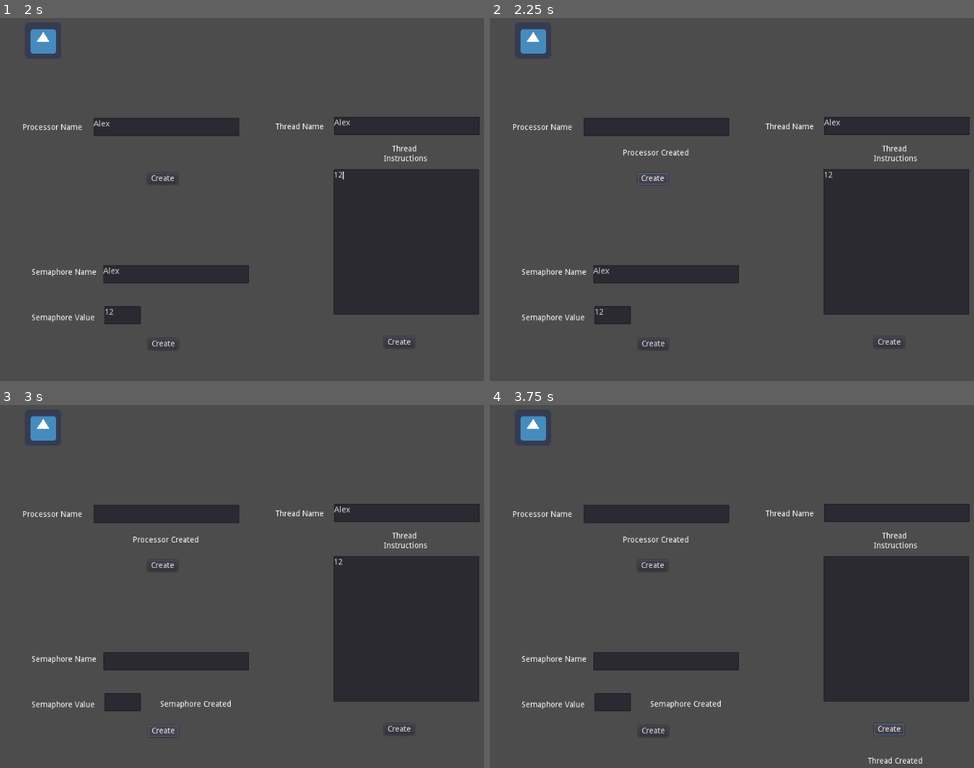
Above: before the commit, frames 1-4 (two rows, left to right).
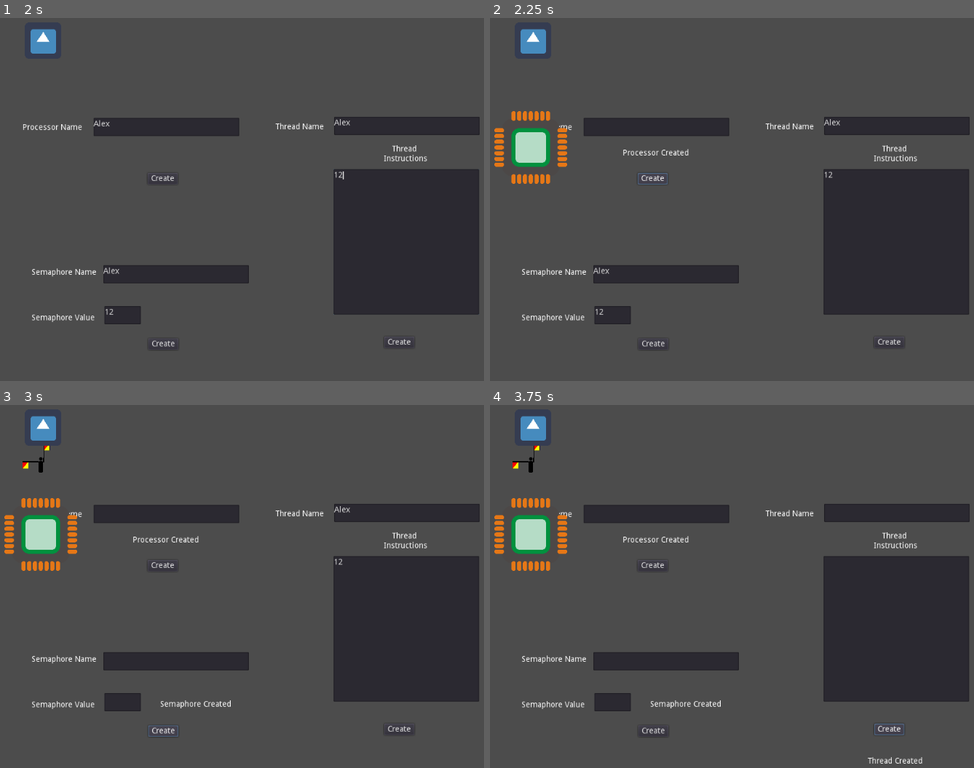
Above: after the commit, the same moments.

Repository: danielxf007/Semaphore-Simulator
Game: Godot game, scene res://Main.tscn
Two runs of this game, one before a commit and one after it. Both use one fixed random seed, a clock stepped at 60 frames per second and the inputs below. The engine's default icon, where the game draws it, is replaced by a stand-in: a white triangle on a blue panel in a dark square.
Inputs (mouse positions are in pixels of both pictures, inside the frame that each line leads up to):
- Up to frame 1 (2 s): click (164, 126) at 0.52 s; type "Alex" at 0.6 s; click (174, 275) at 0.75 s; type "Alex" at 0.83 s; click (406, 126) at 0.98 s; type "Alex" at 1.07 s; click (121, 315) at 1.27 s; type "12" at 1.35 s; click (406, 243) at 1.5 s; type "12" at 1.58 s
- Up to frame 2 (2.25 s): click "Create" at 2 s
- Up to frame 3 (3 s): click "Create" at 2.75 s
- Up to frame 4 (3.75 s): click "Create" at 3.5 s

Frame 1 is identical in both runs. In frame 2, 1.5% of the frame differs, in the area x 0-16%, y 25-46%; in frame 3, 1.6%, in the area x 0-16%, y 11-46%; in frame 4, 1.6%.

Commit message:
commit

Diff:
--- a/Main.tscn
+++ b/Main.tscn
@@ -1,8 +1,12 @@
-[gd_scene load_steps=4 format=2]
+[gd_scene load_steps=8 format=2]
 
 [ext_resource path="res://Main.gd" type="Script" id=1]
 [ext_resource path="res://icon.png" type="Texture" id=2]
-[ext_resource path="res://CreationLayer.tscn" type="PackedScene" id=3]
+[ext_resource path="res://layers/CreationLayer.tscn" type="PackedScene" id=3]
+[ext_resource path="res://assets/cpu.png" type="Texture" id=4]
+[ext_resource path="res://assets/semaphore.png" type="Texture" id=5]
+[ext_resource path="res://helpers/organizer.gd" type="Script" id=6]
+[ext_resource path="res://layers/SimulationLayer.tscn" type="PackedScene" id=7]
 
 [node name="Main" type="Node"]
 script = ExtResource( 1 )
@@ -11,3 +15,15 @@
 [node name="CreationLayer" parent="." instance=ExtResource( 3 )]
 CYCLE_TIME = 0.5
 N_CYCLES = 4
+TEXTURES = {
+"cpu": ExtResource( 4 ),
+"sem": ExtResource( 5 )
+}
+
+[node name="Organizer" type="Node" parent="."]
+script = ExtResource( 6 )
+
+[node name="SimulationLayer" parent="." instance=ExtResource( 7 )]
+[connection signal="processor_created" from="CreationLayer" to="Organizer" method="_on_CreationLayer_processor_created"]
+[connection signal="sem_created" from="CreationLayer" to="Organizer" method="_on_CreationLayer_sem_created"]
+[connection signal="element_organized" from="Organizer" to="SimulationLayer" method="_on_Organizer_element_organized"]
--- /dev/null
+++ b/helpers/organizer.gd
@@ -0,0 +1,66 @@
+extends Node
+signal element_organized(element)
+class_name Organizer
+
+const CELL_DIMENSIONS: Vector2 = Vector2(64, 64)
+const SEM_SCALE_DIMENSIONS: Vector2 = Vector2(1, 1)
+const CPU_SCALE_DIMENSIONS: Vector2 = Vector2(2, 2)
+const START_SEM_POS: Vector2 = Vector2(96, 160)
+const START_CPU_POS: Vector2 = Vector2(96, 288)
+const WHITE_SPACE: Vector2 = Vector2(64, 64)
+const MAX_ROW_NUMBER: int = 4
+var curr_sem_pos: Vector2
+var curr_cpu_pos: Vector2
+var curr_row_number: int
+
+func _ready():
+	self.curr_sem_pos = self.START_SEM_POS
+	self.curr_cpu_pos = self.START_CPU_POS
+	self.curr_row_number = 1
+
+func scale_semaphore(sem: SimuSemaphore) -> void:
+	var texture_size: Vector2 = sem.texture.get_size()
+	var sem_scale: Vector2 = sem.scale
+	sem_scale.x = self.CELL_DIMENSIONS.x/texture_size.x
+	sem_scale.x *= self.SEM_SCALE_DIMENSIONS.x
+	sem_scale.y = self.CELL_DIMENSIONS.y/texture_size.y
+	sem_scale.y *= self.SEM_SCALE_DIMENSIONS.y
+	sem.scale = sem_scale
+
+func scale_cpu(cpu: CPU) -> void:
+	var texture_size: Vector2 = cpu.texture.get_size()
+	var cpu_scale: Vector2 = cpu.scale
+	cpu_scale.x = self.CELL_DIMENSIONS.x/texture_size.x
+	cpu_scale.x *= self.CPU_SCALE_DIMENSIONS.x
+	cpu_scale.y = self.CELL_DIMENSIONS.y/texture_size.y
+	cpu_scale.y *= self.CPU_SCALE_DIMENSIONS.y
+	cpu.scale = cpu_scale
+
+func positionate_sem(sem: SimuSemaphore) -> void:
+	sem.global_position = self.curr_sem_pos
+	self.curr_sem_pos.x += 1.5*self.WHITE_SPACE.x
+
+func positionate_cpu(cpu: CPU) -> void:
+	cpu.global_position = self.curr_cpu_pos
+	if self.curr_row_number < self.MAX_ROW_NUMBER:
+		self.curr_cpu_pos.x += 2.5*self.WHITE_SPACE.x
+		self.curr_row_number += 1
+	else:
+		self.curr_cpu_pos.x = self.START_CPU_POS.x
+		self.curr_cpu_pos.y = 3*self.WHITE_SPACE.y + self.START_CPU_POS.y
+		self.curr_row_number = 0
+
+func _on_CreationLayer_processor_created(processor: CPU) -> void:
+	self.scale_cpu(processor)
+	self.positionate_cpu(processor)
+	self.emit_signal("element_organized", processor)
+
+func _on_CreationLayer_sem_created(sem: SimuSemaphore) -> void:
+	self.scale_semaphore(sem)
+	self.positionate_sem(sem)
+	self.emit_signal("element_organized", sem)
+
+func reset() -> void:
+	self.curr_sem_pos = self.START_SEM_POS
+	self.curr_cpu_pos = self.START_CPU_POS
+	self.curr_row_number = 1
--- a/CreationLayer.tscn
+++ b/layers/CreationLayer.tscn
@@ -1,6 +1,6 @@
 [gd_scene load_steps=2 format=2]
 
-[ext_resource path="res://creation_layer.gd" type="Script" id=1]
+[ext_resource path="res://layers/creation_layer.gd" type="Script" id=1]
 
 [node name="CreationLayer" type="Node2D"]
 script = ExtResource( 1 )
--- /dev/null
+++ b/layers/SimulationLayer.tscn
@@ -0,0 +1,6 @@
+[gd_scene load_steps=2 format=2]
+
+[ext_resource path="res://layers/simulation_layer.gd" type="Script" id=1]
+
+[node name="SimulationLayer" type="Node2D"]
+script = ExtResource( 1 )
--- a/creation_layer.gd
+++ b/layers/creation_layer.gd
@@ -4,6 +4,7 @@
 const EMPTY_MESSAGE: String = ""
 export(float) var CYCLE_TIME: float
 export(int) var N_CYCLES: int
+export(Dictionary) var TEXTURES: Dictionary
 var err_messages: Dictionary = {"empty_fields": "Fill all the fields",
 "same_name": "Name is already used", "sem_value": "Invalid Semaphore Value"}
 var creations_messages: Dictionary = {"processor": "Processor Created",
@@ -41,6 +42,7 @@
 	else:
 		var processor: CPU = CPU.new()
 		processor.init(_name, self.CYCLE_TIME)
+		processor.texture = self.TEXTURES["cpu"]
 		self.processors.append(processor)
 		self.emit_signal("processor_created", processor)
 		self.label_messages["processor_message"].text = self.creations_messages["processor"]
@@ -61,6 +63,7 @@
 	else:
 		var sem: SimuSemaphore = SimuSemaphore.new()
 		sem.init(_name, _sem_value)
+		sem.texture = self.TEXTURES["sem"]
 		self.semaphores.append(sem)
 		self.emit_signal("sem_created", sem)
 		self.label_messages["sem_message"].text = self.creations_messages["sem"]
--- /dev/null
+++ b/layers/simulation_layer.gd
@@ -0,0 +1,6 @@
+extends Node2D
+
+
+
+func _on_Organizer_element_organized(element) -> void:
+	self.add_child(element)
--- a/project.godot
+++ b/project.godot
@@ -12,31 +12,37 @@
 "base": "Sprite",
 "class": "CPU",
 "language": "GDScript",
-"path": "res://cpu.gd"
+"path": "res://simulation_elements/cpu.gd"
 }, {
 "base": "Object",
 "class": "Instruction",
 "language": "GDScript",
-"path": "res://instruction.gd"
+"path": "res://simulation_elements/instruction.gd"
+}, {
+"base": "Node",
+"class": "Organizer",
+"language": "GDScript",
+"path": "res://helpers/organizer.gd"
 }, {
 "base": "Node",
 "class": "SemaphoreDistributor",
 "language": "GDScript",
-"path": "res://sempahore_dist.gd"
+"path": "res://helpers/sempahore_dist.gd"
 }, {
 "base": "Sprite",
 "class": "SimuSemaphore",
 "language": "GDScript",
-"path": "res://semaphore.gd"
+"path": "res://simulation_elements/semaphore.gd"
 }, {
 "base": "Object",
 "class": "SimuThread",
 "language": "GDScript",
-"path": "res://thread.gd"
+"path": "res://simulation_elements/thread.gd"
 } ]
 _global_script_class_icons={
 "CPU": "",
 "Instruction": "",
+"Organizer": "",
 "SemaphoreDistributor": "",
 "SimuSemaphore": "",
 "SimuThread": ""
@@ -50,7 +56,7 @@
 
 [autoload]
 
-Scheduler="*res://scheduler.gd"
+Scheduler="*res://helpers/scheduler.gd"
 
 [display]
 
Binary file added: assets/cpu.png
Not shown, changed: assets/cpu.png.import
Renamed: semaphore.png -> assets/semaphore.png
Not shown, added: assets/semaphore.png.import
Renamed: scheduler.gd -> helpers/scheduler.gd
Renamed: sempahore_dist.gd -> helpers/sempahore_dist.gd
Renamed: cpu.gd -> simulation_elements/cpu.gd
Renamed: instruction.gd -> simulation_elements/instruction.gd
Renamed: semaphore.gd -> simulation_elements/semaphore.gd
Renamed: thread.gd -> simulation_elements/thread.gd
